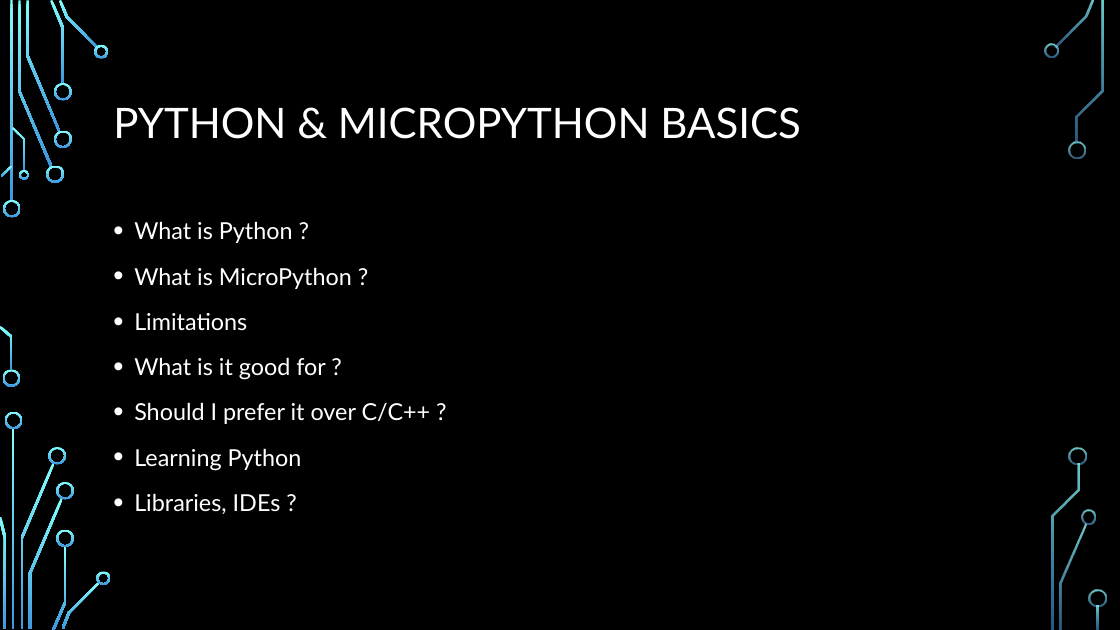
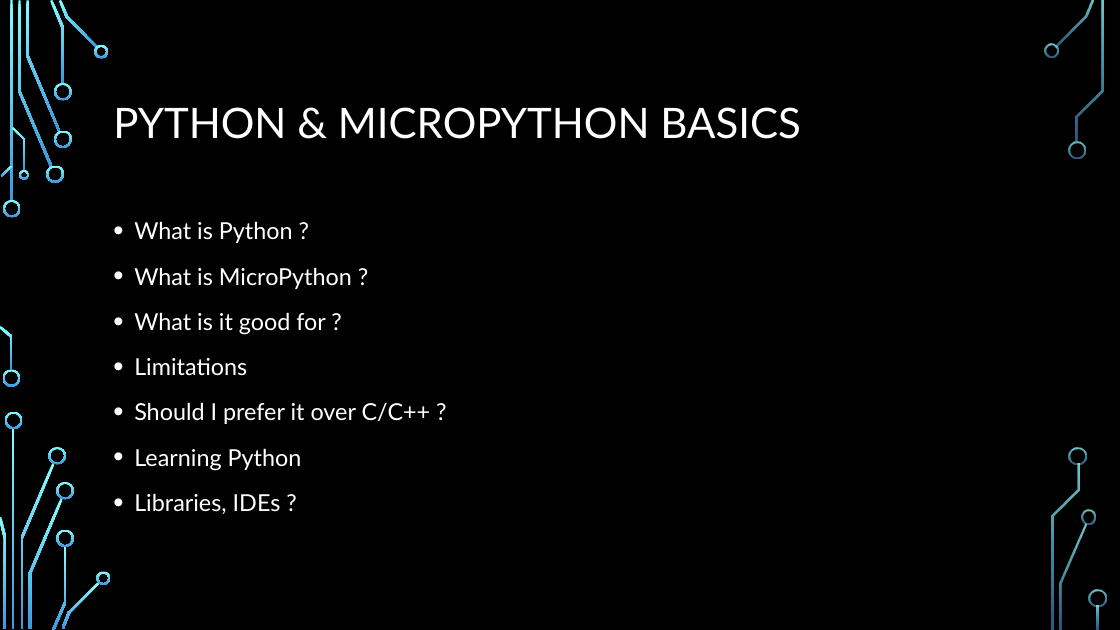
Before and after one commit to obdevel/CBUS-MicroPython-RP-Pico, a slide deck: slide 6 of Micropython Pico SIG presentation 0 1.pptx. Drawn at 1120x630 pixels with LibreOffice and Linux fonts; fonts in the diff are those of the drawing; background and template pictures are left out. Boxes give left, top, right and bottom in pixels: in the first picture for what was removed or moved away, otherwise in the second. Text is boxed around its words. In the diff, an @@ line names an element or a change of style, - is before the commit and + after.

```diff
--- a/Micropython Pico SIG presentation 0 1.pptx
+++ b/Micropython Pico SIG presentation 0 1.pptx
@@ text at (134,312,326,335): paragraph added @@
+• What is it good for ?
@@ text at (134,357,326,380): paragraph removed @@
-• What is it good for ?
```
Also in this commit, not shown: 9 other slides changed, 1 slide removed, 3 other files.
